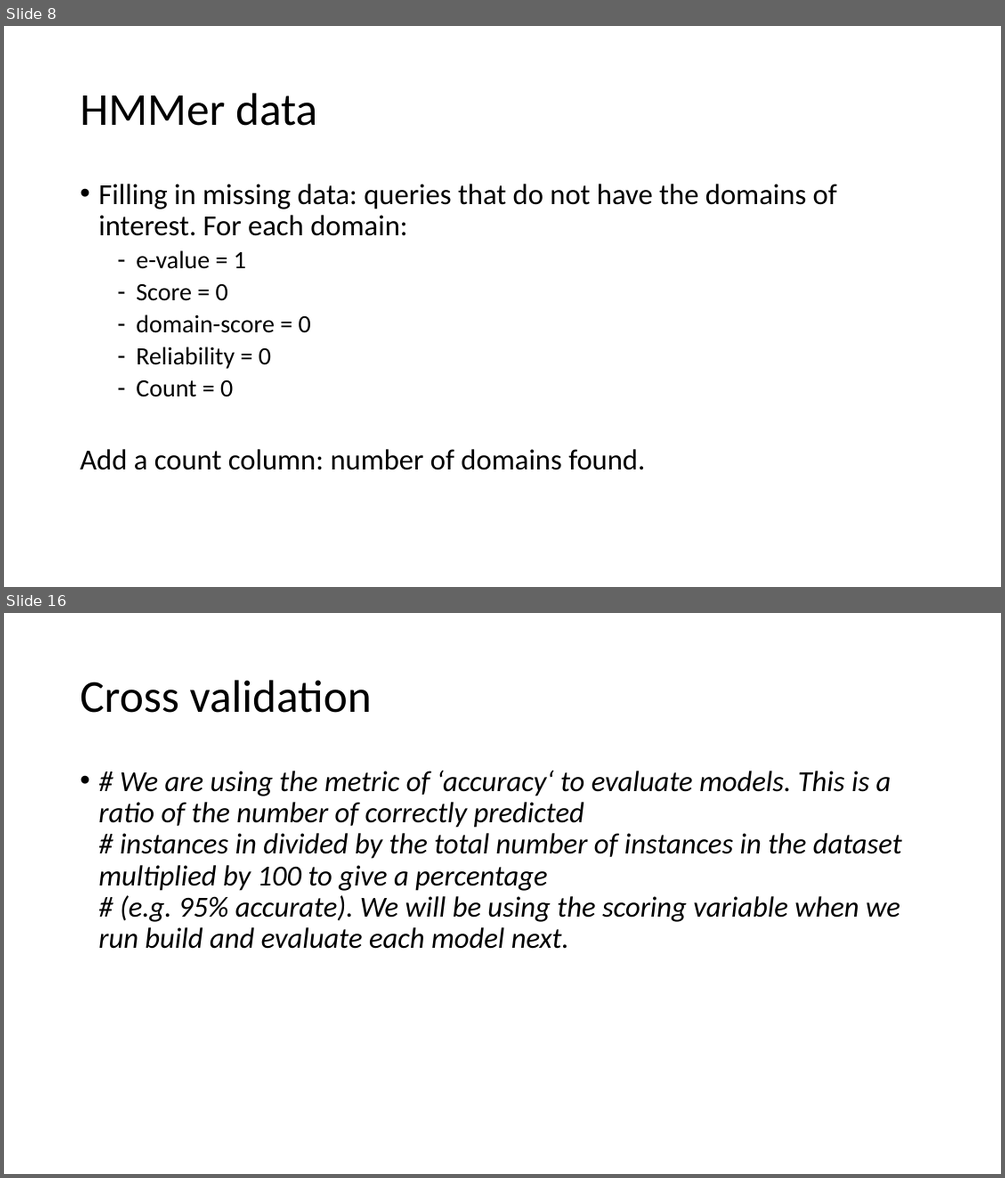
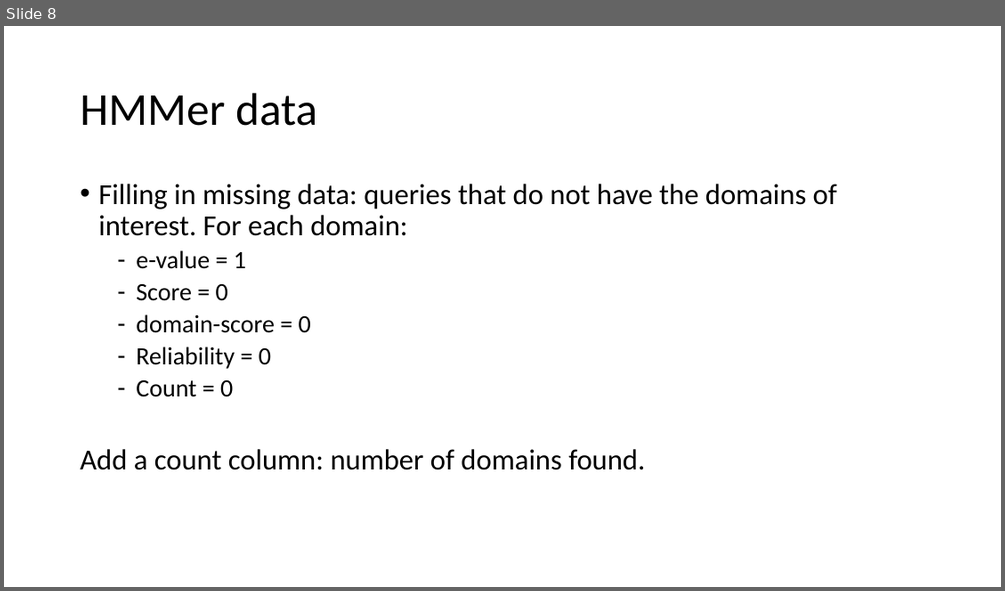
Before and after one commit to JoannaDrx/protein-classification, a slide deck: drugpro-jd.pptx. Shown one above the other, each under a label of ours: slides 8 and 16 before the commit, slide 8 after it; the slides between them are not shown. The pictures are 1005x1178 and 1005x591 pixels, drawn with LibreOffice and Linux fonts; fonts in the diff are those of the drawing. Boxes give left, top, right and bottom in pixels: in the first picture for what was removed or moved away, otherwise in the second. Text is boxed around its words. In the diff, an @@ line names an element or a change of style, - is before the commit and + after.

```diff
--- a/drugpro-jd.pptx
+++ b/drugpro-jd.pptx
@@ slide 16 removed at (4, 613, 1001, 1174), background #FFFFFF @@
@@ title removed at (80, 680, 372, 713) @@
-Cross validation
@@ text removed at (98, 770, 902, 949) @@
-• # We are using the metric of ‘accuracy‘ to evaluate models. This is a ratio of the number of correctly predicted
-  # instances in divided by the total number of instances in the dataset multiplied by 100 to give a percentage
-  # (e.g. 95% accurate). We will be using the scoring variable when we run build and evaluate each model next.
```
Also in this commit, not shown: 7 slides changed, 5 slides added, 4 other slides removed, 25 other files.
